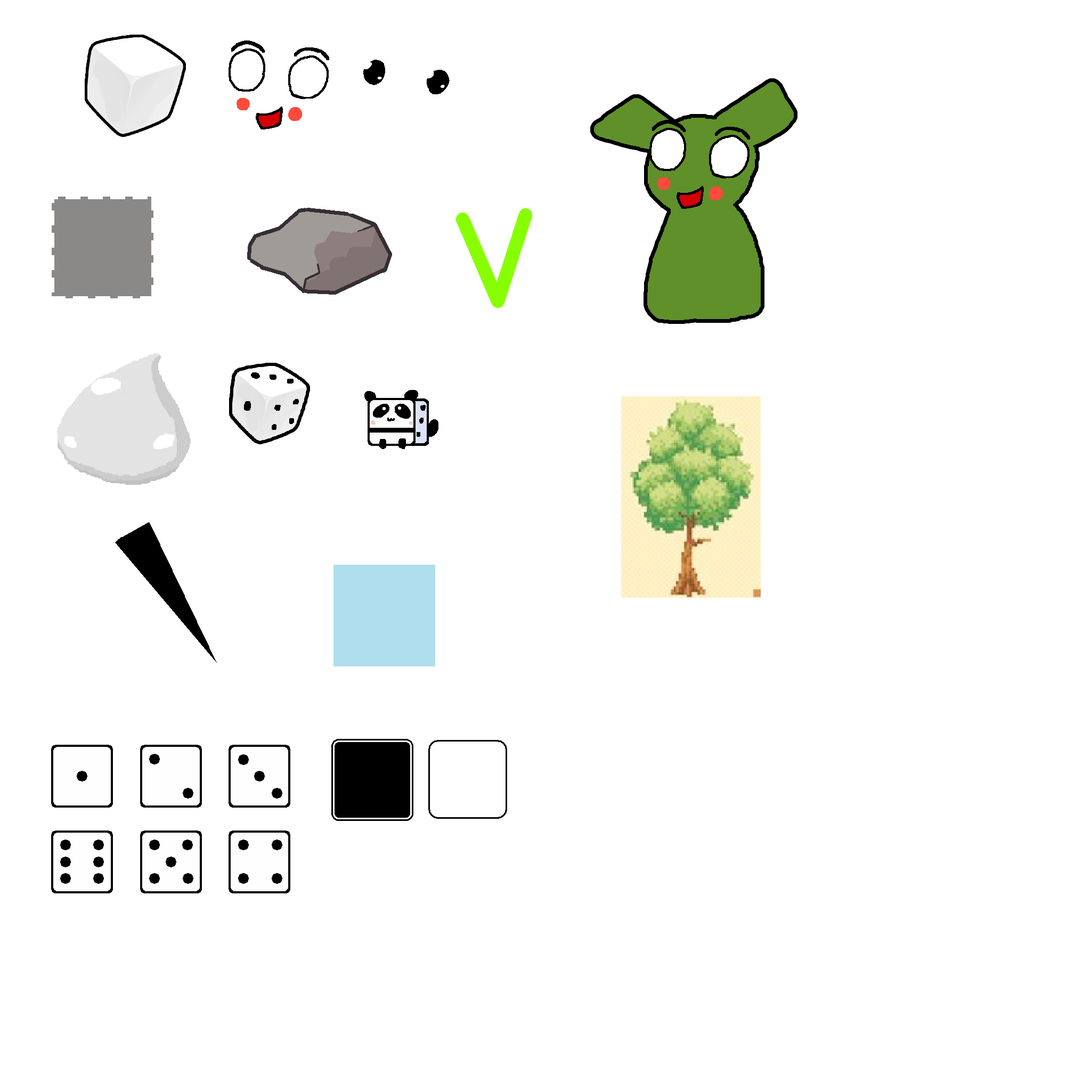
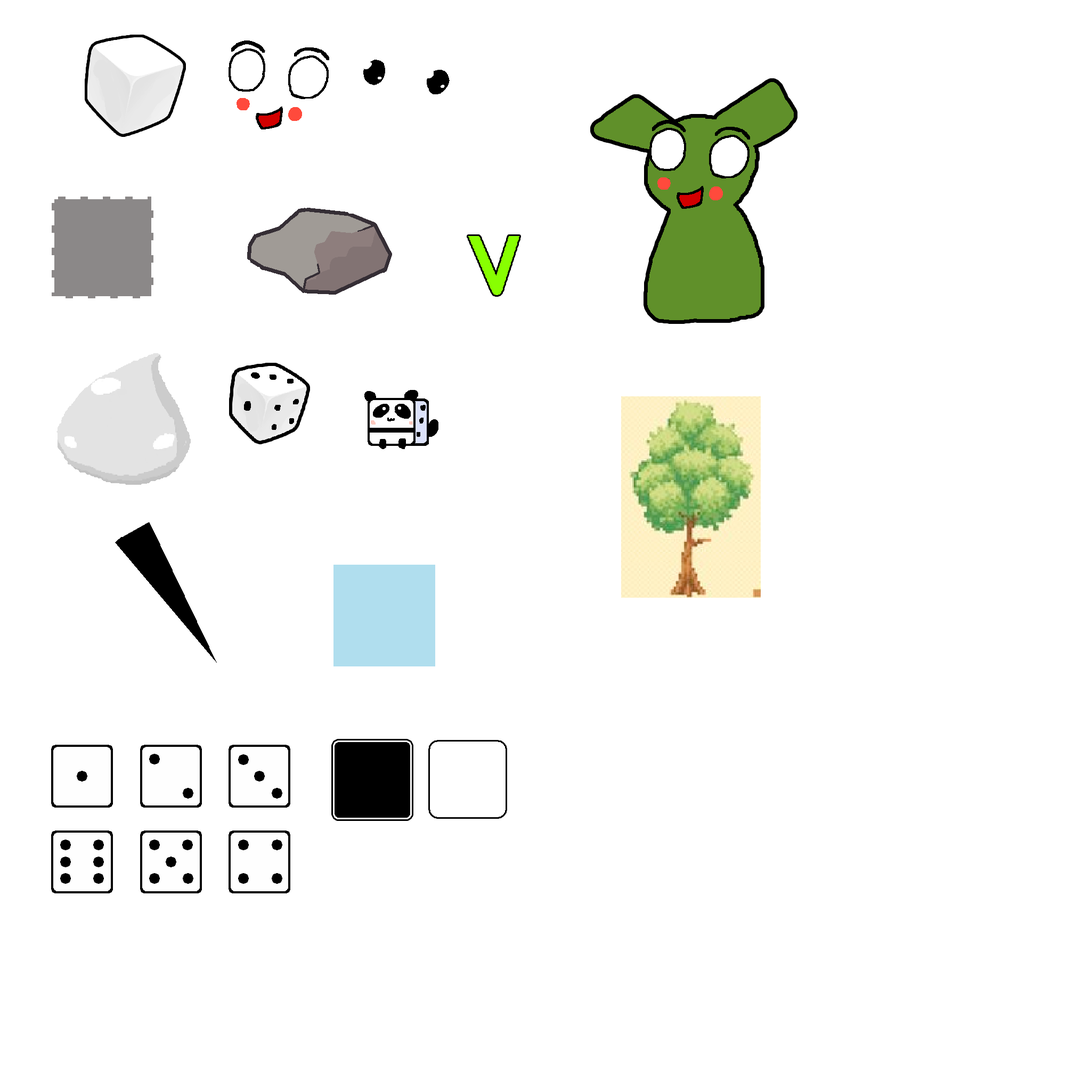
Before/after of a 1091 × 1091 layered artwork. What changed in the layer stack:
added layer "Layer 18" above "Layer 5" over [468, 236, 520, 296]
painted on "Layer 5" over [456, 208, 533, 309]
